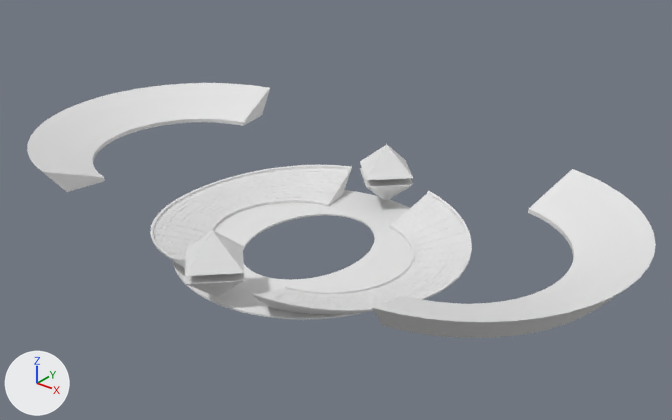
Before and after pictures for a commit that changed the FBX model Assets/Models/Version 2/Environment/Levels/Stadium 1.FBX.
The view is the same before and after, from a 50 mm camera at (1810.0, -2119.0, 1478.0) aimed at (67.0, 61.0, 127.0). Lighting does not change. The marker at lower left points along +X, +Y and +Z. Where no turn or scale is listed for an object, it has been applied to the vertices.

Names of what the first picture shows: 'Bottom Half', 'Bottom Tier', 'Floor Area'.
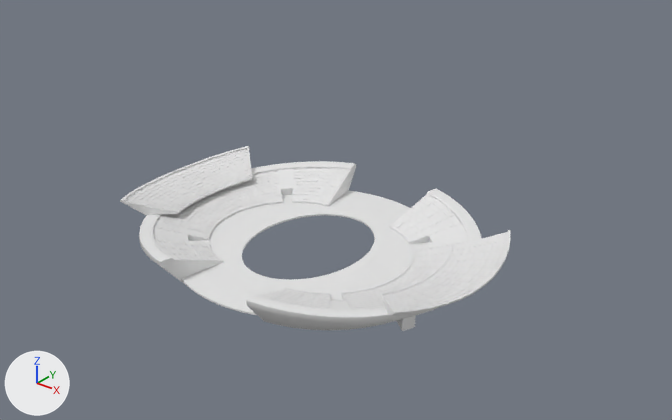
Commit message: More Stadium Work

The change in detail:
me_mesh is used by ob_bottom_tier; location (0.0, 0.0, -4.0).
me_mesh had 5528 vertices, 5520 faces and spanned x -1117.0..1117.0, y -547.0..547.0, z 2.0..277.0.
me_mesh now has 5144 vertices, 5160 faces and spans x -592.0..592.0, y -495.0..495.0, z -37.0..90.0.
me_mesh part 1: the loose piece of 92 vertices spanning x 623.0..1117.0, y -547.0..547.0, z 184.0..277.0 is deleted.
me_mesh part 2: the loose piece of 92 vertices spanning x -1117.0..-623.0, y -547.0..547.0, z 184.0..277.0 is deleted.
me_mesh part 3: 666 vertices moved from x -553.0..553.0, y -422.0..422.0, z 2.0..76.0 to x -592.0..592.0, y -456.0..456.0, z -37.0..81.0; 464 vertices removed from x -416.0..416.0, y -444.0..444.0, z 2.0..81.0; 264 vertices added at x -540.0..540.0, y -495.0..495.0, z -32.0..90.0.
Mesh me_mesh_002_1 is new.
It has 2948 vertices, 5888 faces and spans x -670.0..670.0, y -319.0..319.0, z 50.0..119.0.
Object 'Bottom Tier' (ob_bottom_tier) moves from (0.0, 0.0, -4.0) to (0.0, 0.0, -6.0).
Object 'Bottom Half' (ob_bottom_half) is deleted.
Object 'Middle Tier001' (ob_middle_tier001) is new; it shows me_mesh_002_1.
Its location is (0.0, 0.0, -6.0).

Changed parts and their boxes [x1, y1, x2, y2] in the pictures (672 x 420 px; the box of a moved part takes in the faces that stretch with it):
'Bottom Tier', reshaped, moved (45% narrower, 33% shorter)
    before: [27, 83, 656, 338]
    after: [139, 161, 482, 331]
'Middle Tier001', added
    after: [120, 146, 511, 315]
'Bottom Half', deleted
    before: [185, 144, 413, 297]
part 1 of me_mesh, deleted
    before: [372, 169, 656, 338]
part 2 of me_mesh, deleted
    before: [27, 83, 270, 192]
part 3 of me_mesh, moved or reshaped
    before: [150, 168, 472, 313]
    after: [139, 161, 482, 331]
